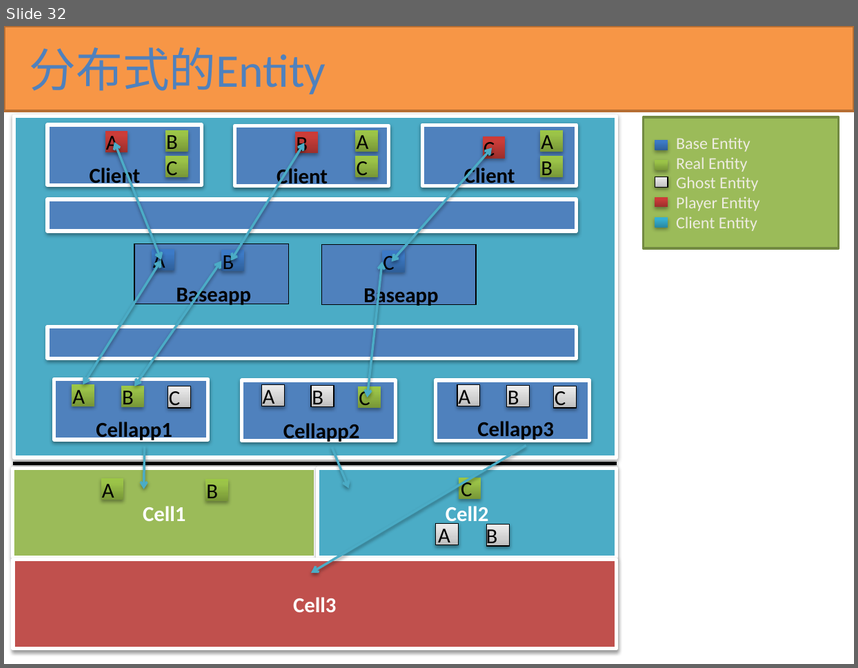
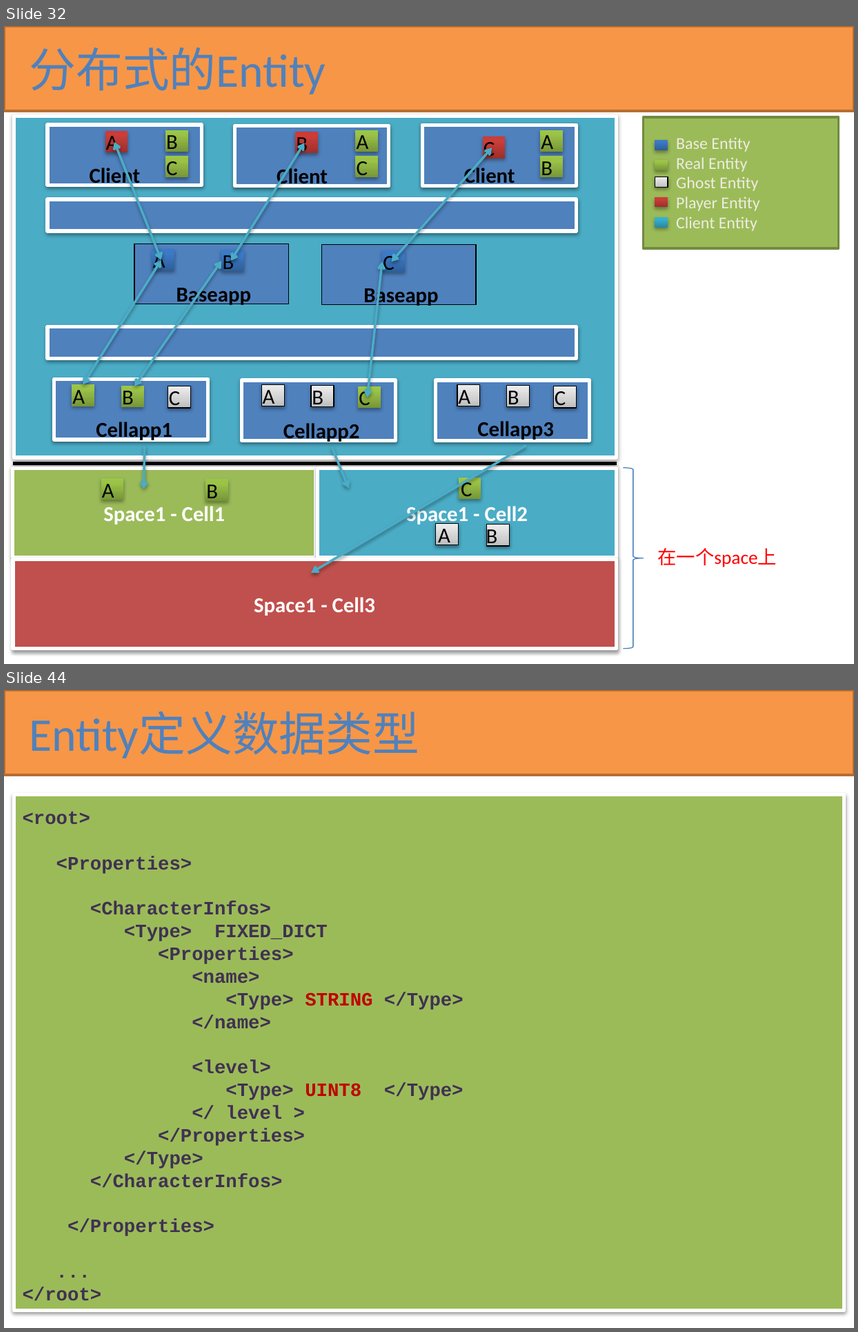
Before and after one commit to kbengine/kbengine_docs, a slide deck: KBEngine技术预览.pptx. Shown one above the other, each under a label of ours: slide 32 before the commit, slides 32 and 44 after it; the slides between them are not shown. The pictures are 858x668 and 858x1332 pixels, drawn with LibreOffice and Linux fonts; fonts in the diff are those of the drawing. Boxes give left, top, right and bottom in pixels: in the first picture for what was removed or moved away, otherwise in the second. Text is boxed around its words. In the diff, an @@ line names an element or a change of style, - is before the commit and + after.

```diff
--- a/KBEngine技术预览.pptx
+++ b/KBEngine技术预览.pptx
@@ slide 44 added at [4,690,854,1328], background #FFFFFF @@
@@ rectangle added at [4,690,854,775], fill #F79646, outline #B76F34 2 pt @@
@@ title added at [30,712,420,758], 39.6 pt, text #4F81BD @@
+Entity定义数据类型
@@ rectangle added at [14,795,844,1310], fill #9BBB59, outline #FFFFFF 3 pt @@
@@ text added at [23,811,464,1300], 16 pt, text #403152, bold @@
+<root>
+<Properties>
+<CharacterInfos>
+<Type> FIXED_DICT
+<Properties>
+<name>
+<Type> STRING </Type>
+</name>
+<level>
+<Type> UINT8 </Type>
+</ level >
+</Properties>
+</Type>
+</CharacterInfos>
+</Properties>
+...
+</root>
@@ slide 32 changed as well @@
@@ right brace added at [623,467,643,648], outline #4B7EBC 0.75 pt @@
@@ text in rectangle at [103,506,225,524]: text changed @@
-Cell1
+Space1 - Cell1
@@ text in rectangle at [406,503,528,526]: text changed @@
-Cell2
+Space1 - Cell2
@@ text added at [658,548,777,567], 16 pt, text #FF0000 @@
+在一个space上
@@ text in rectangle at [254,597,375,615]: text changed @@
-Cell3
+Space1 - Cell3
```
Also in this commit, not shown: 18 other slides added.
